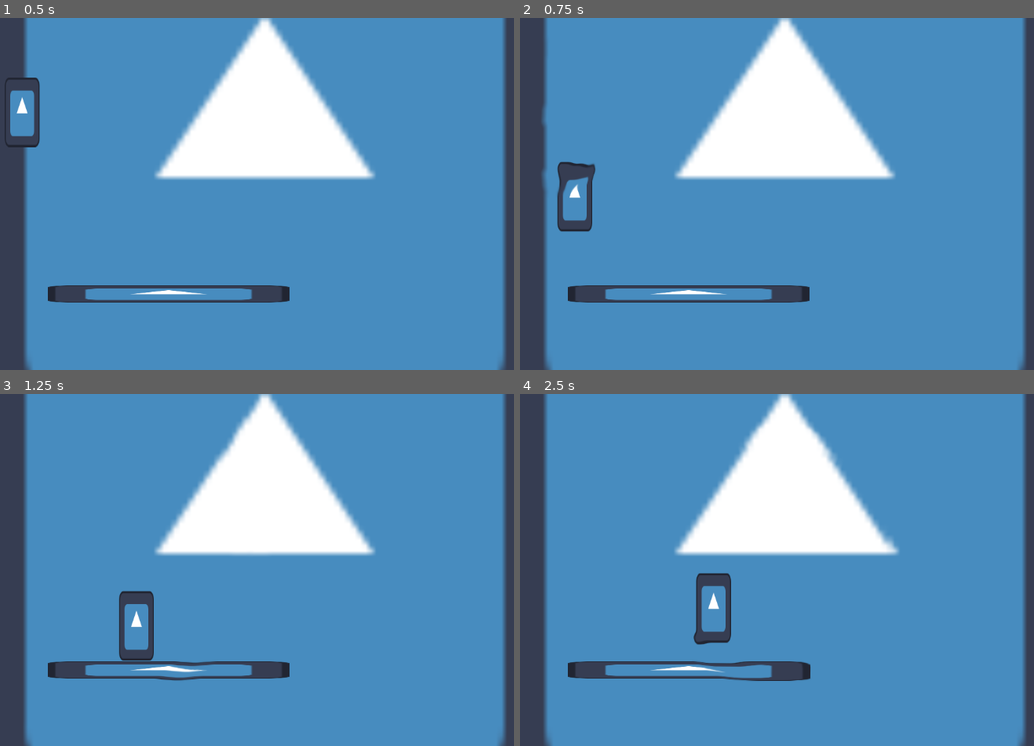
Above: before the commit, frames 1-4 (two rows, left to right).
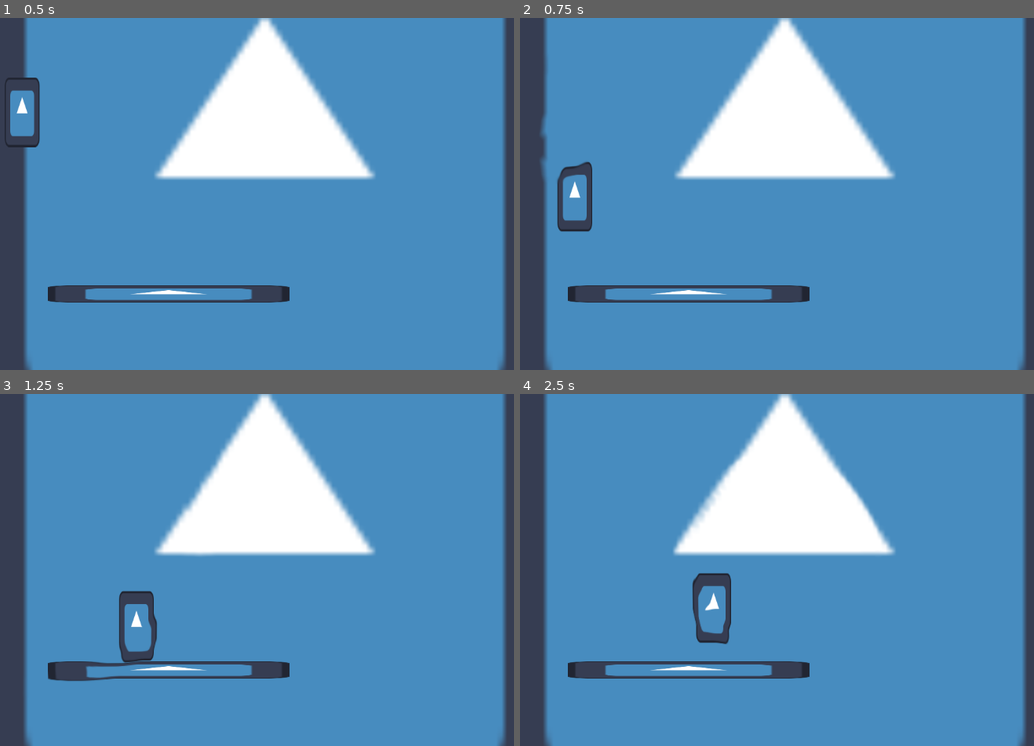
Above: after the commit, the same moments.

Repository: BeMain/metroidvania
Game: Godot game, scene res://world.tscn
The game is run twice, just before and just after one commit, with the same random seed, the same clock (stepped at 60 frames per second) and the same inputs. The engine's default icon, where the game draws it, is replaced by a stand-in: a white triangle on a blue panel in a dark square.
Inputs:
- Up to frame 1 (0.5 s): no input
- Up to frame 2 (0.75 s): tap Enter (ui_accept) at 0.5, 0.6 s; hold Right (right) from 0.53 s (still down)
- Up to frame 3 (1.25 s): keep holding Right (right); tap Up (jump) at 0.77 s
- Up to frame 4 (2.5 s): tap Enter (ui_accept) at 1.35, 2.1 s; tap Up (jump) at 1.52 s; release Right (right) at 2.03 s; hold Left (left) from 2.03 s (still down)

Frame 1 is identical in both runs. In frame 2, 0.3% of the frame differs, in the area x 3-15%, y 25-51%; in frame 3, 0.8%; in frame 4, 1.6%, in the area x 29-74%, y 9-82%.

Commit message:
Make add_ripple() parameters independent of the screen size

Diff:
--- a/player.gd
+++ b/player.gd
@@ -9,13 +9,18 @@
 
 
 func _physics_process(delta):
+	# Gravity
 	velocity.y += delta * gravity
 
+	# Jumping
 	if Input.is_action_just_pressed("jump") and is_on_floor():
 		velocity.y = -JUMP_SPEED
+
+	# DEBUG: Ripples
 	if Input.is_action_just_pressed("ui_accept"):
 		SoundRipples.add_ripple(position)
 
+	# Left/right movement
 	var direction = Input.get_axis("left", "right")
 	velocity.x = direction * WALK_SPEED
 
--- a/sound_ripples.gd
+++ b/sound_ripples.gd
@@ -5,26 +5,35 @@
 
 @onready var sound_ripple_canvas = get_node(sound_ripple_canvas_path)
 
-
+## Add a sound ripple at a given [position].
+##
+## The ripple if visible for [life_time] seconds.
+## [propagation_speed] is the size of the ripple (in pixels) after 1 second.
+## The ripple's force is set to [initial_force] and decreases to 0 during the lifetime of the ripple if [decrease_force] is true.
+## The ripple's thickness (in pixels) is set to [initial_thickness] and decreases to 0 during the lifetime of the ripple if [decrease_thickness] is true.
 func add_ripple(position: Vector2 = Vector2.ZERO,
 				life_time: float = 1.0,
-				propagation_speed: float = 1.0,
+				propagation_speed: float = 512.0,
 				initial_force: float = 0.01,
 				decrease_force: bool = true,
-				initial_thickness: float = 0.05,
+				initial_thickness: float = 32.0,
 				decrease_thickness: bool = false):
+	var viewport_size = get_viewport_rect().size
+
 	var ripple: ColorRect = SoundRipple.instantiate()
 	var material = ripple.material.duplicate(true)
+	# Set initial values
 	material.set_shader_parameter("size", 0.0)
 	material.set_shader_parameter("force", initial_force)
-	material.set_shader_parameter("thickness", initial_thickness)
-	material.set_shader_parameter("center", position / get_viewport_rect().size)
+	material.set_shader_parameter("thickness", initial_thickness / viewport_size.y)
+	material.set_shader_parameter("center", position / viewport_size)
+
 	ripple.material = material
 	sound_ripple_canvas.add_child(ripple)
 
 	# Animate the ripple
 	var tween = get_tree().create_tween()
-	tween.tween_property(ripple, "material:shader_parameter/size", propagation_speed * life_time, life_time)
+	tween.tween_property(ripple, "material:shader_parameter/size", life_time * propagation_speed / viewport_size.y, life_time)
 	if decrease_force:
 		tween.parallel().tween_property(ripple, "material:shader_parameter/force", 0.0, life_time)
 	if decrease_thickness:
